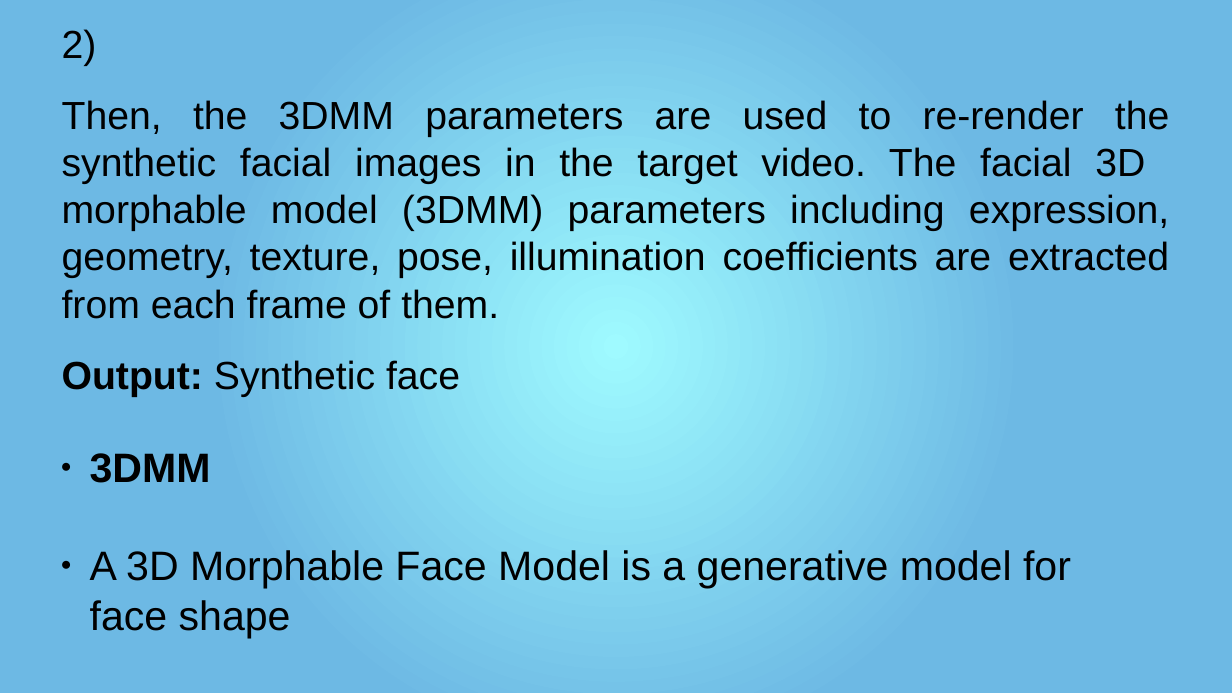
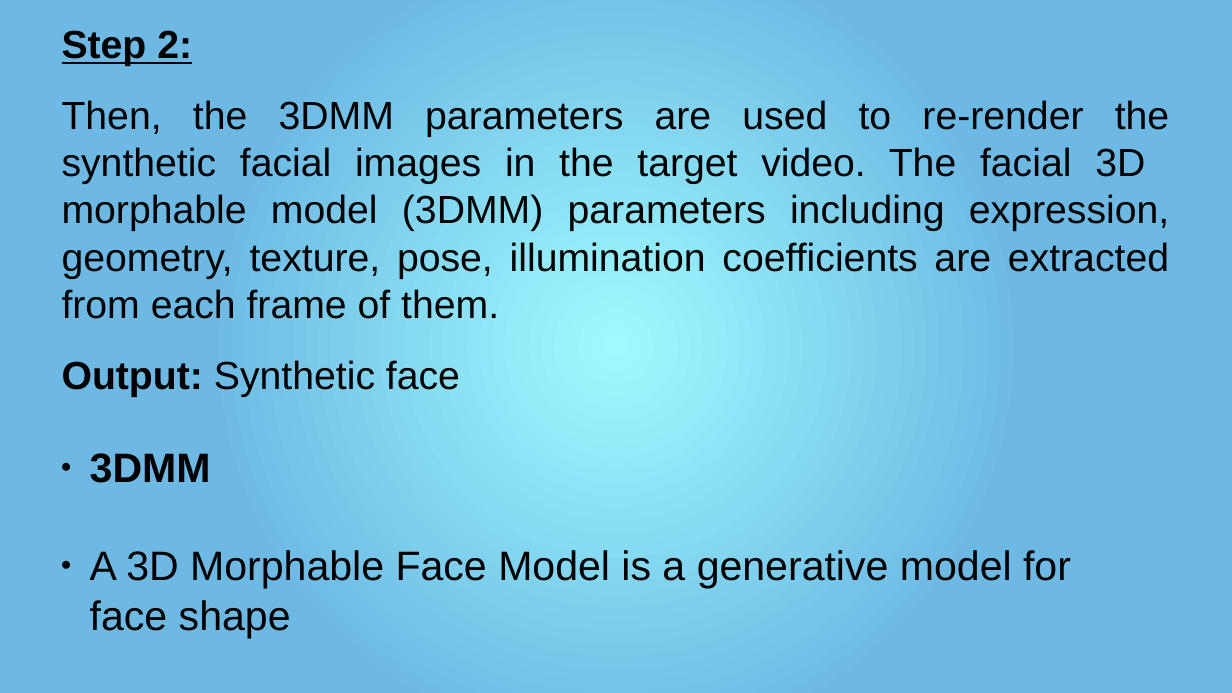
Before and after one commit to mr-speedster/seminar-presentation, a slide deck: slide 17 of Presentation.pptx (slide 10 before the commit). Drawn at 1232x693 pixels with LibreOffice and Linux fonts; fonts in the diff are those of the drawing. Boxes give left, top, right and bottom in pixels: in the first picture for what was removed or moved away, otherwise in the second. Text is boxed around its words. In the diff, an @@ line names an element or a change of style, - is before the commit and + after.

```diff
--- a/Presentation.pptx
+++ b/Presentation.pptx
@@ text at (62, 30, 192, 66): text changed; bold on @@
-2)
+Step 2:
```
Also in this commit, not shown: 9 other slides changed, 15 slides added, 1 slide removed, 1 other file.
